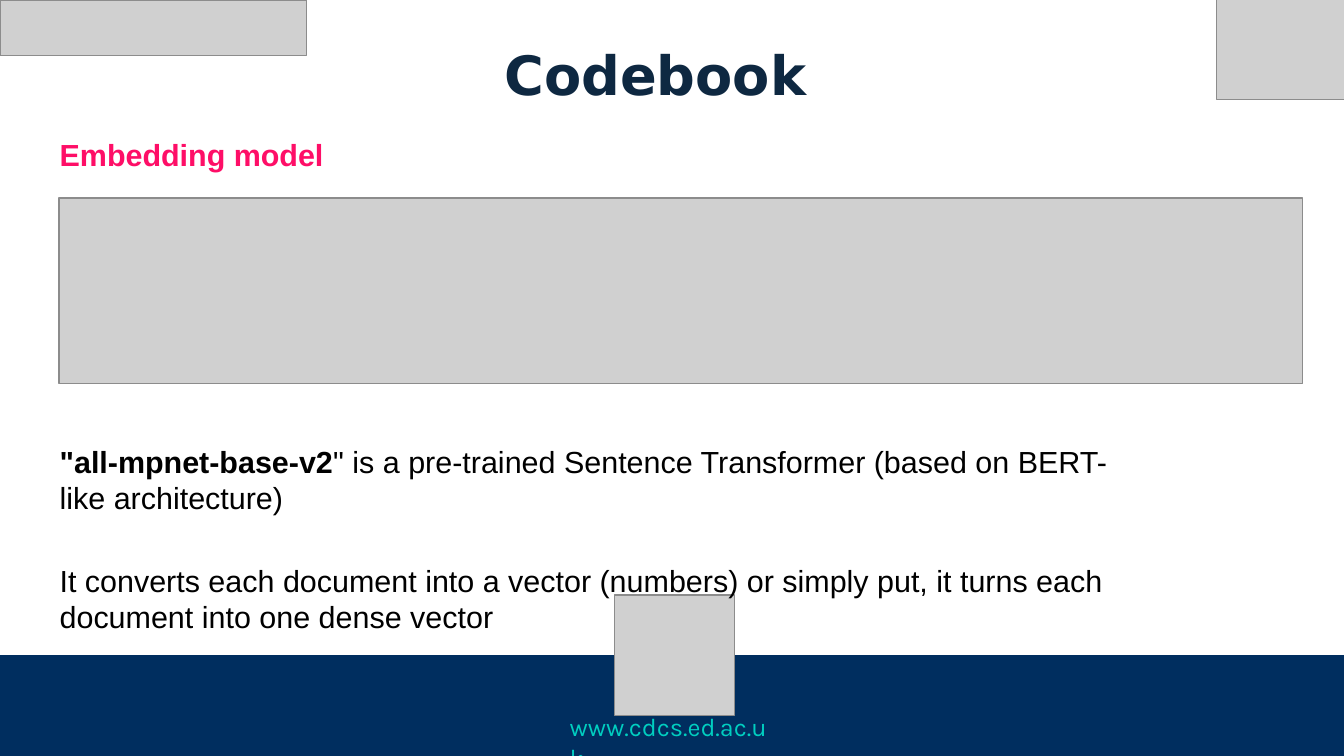
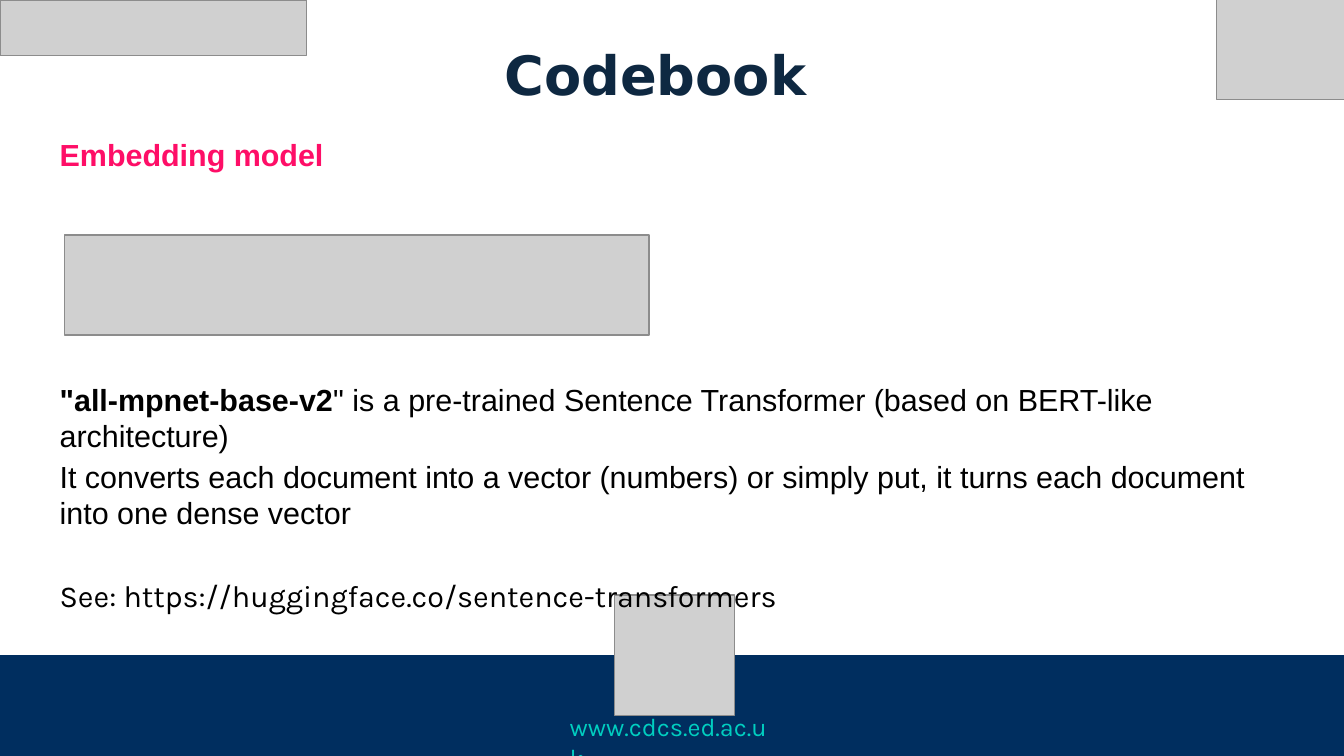
Before and after one commit to DCS-training/TopicModellingBert, a slide deck: slide 29 of Slides/TopicModelingBERT_W1_JL.pptx (slide 23 before the commit). Drawn at 1344x756 pixels with LibreOffice and Linux fonts; fonts in the diff are those of the drawing; grey boxes stand for pictures. Boxes give left, top, right and bottom in pixels: in the first picture for what was removed or moved away, otherwise in the second. Text is boxed around its words. In the diff, an @@ line names an element or a change of style, - is before the commit and + after.

```diff
--- a/Slides/TopicModelingBERT_W1_JL.pptx
+++ b/Slides/TopicModelingBERT_W1_JL.pptx
@@ picture removed at (59, 198, 1303, 383) @@
@@ picture added at (65, 235, 649, 335) @@
@@ text ""all-mpnet-base-v2" is a pre-trained Sentence ...": place and size @@
-text ""all-mpnet-base-v2" is a pre-trained Sentence ..." at (60, 451, 1107, 629)
+text ""all-mpnet-base-v2" is a pre-trained Sentence ..." at (60, 389, 1245, 615)
@@ text at (60, 584, 777, 615): paragraph added @@
+See: https://huggingface.co/sentence-transformers
```
Also in this commit, not shown: 9 other slides changed, 8 slides added, 1 slide removed, 2 other files.
